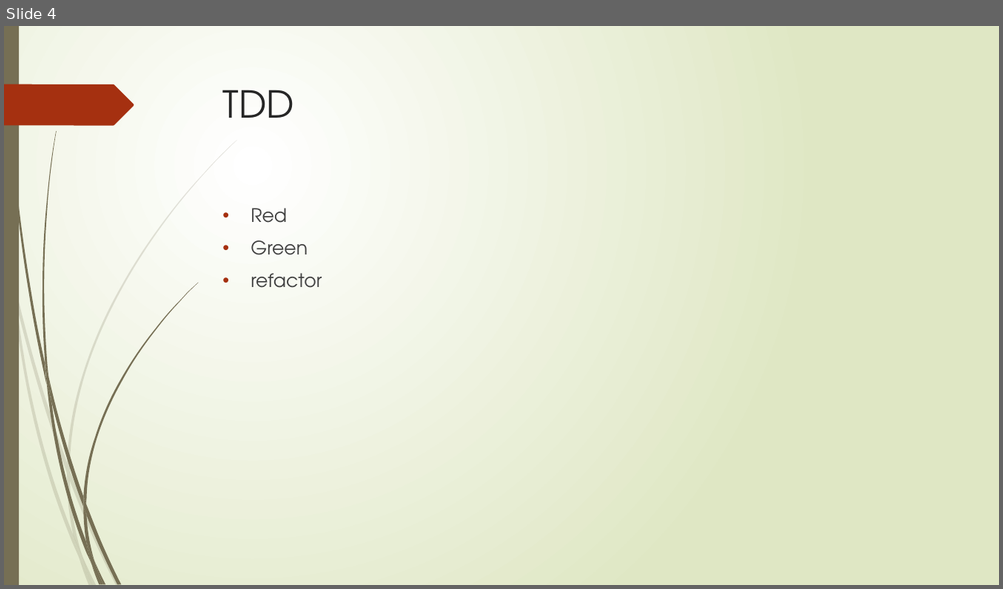
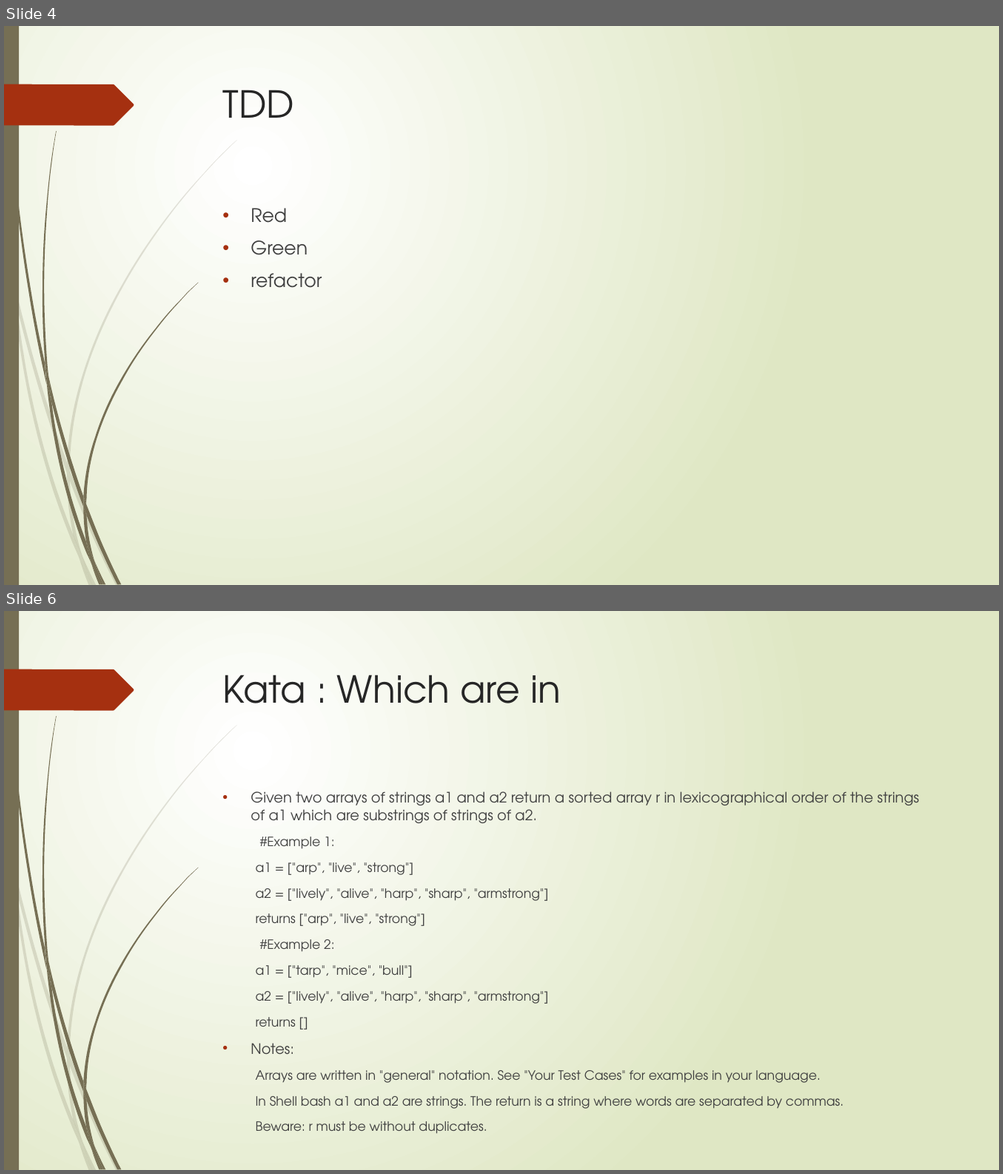
Before and after one commit to lilitao/TDDPractice, a slide deck: TDD/DOJO-coding.pptx. Shown one above the other, each under a label of ours: slide 4 before the commit, slides 4 and 6 after it; the slides between them are not shown. The pictures are 1003x589 and 1003x1174 pixels, drawn with LibreOffice and Linux fonts; fonts in the diff are those of the drawing. Boxes give left, top, right and bottom in pixels: in the first picture for what was removed or moved away, otherwise in the second. Text is boxed around its words. In the diff, an @@ line names an element or a change of style, - is before the commit and + after.

Commit message:
doc

```diff
--- a/TDD/DOJO-coding.pptx
+++ b/TDD/DOJO-coding.pptx
@@ slide 6 added at bbox=[4, 611, 999, 1170], background gradient #FFFFFF to #DFE8C4; not listed: 24 template elements that a slide beside it also shows @@
@@ title added at bbox=[223, 675, 560, 703], 36 pt, text #262626 @@
+Kata : Which are in
@@ text added at bbox=[250, 792, 919, 1134], 12.4 pt, text #404040 @@
+• Given two arrays of strings a1 and a2 return a sorted array r in lexicographical order of the strings of a1 which are substrings of strings of a2.
+  #Example 1:
+  a1 = ["arp", "live", "strong"]
+  a2 = ["lively", "alive", "harp", "sharp", "armstrong"]
+  returns ["arp", "live", "strong"]
+  #Example 2:
+  a1 = ["tarp", "mice", "bull"]
+  a2 = ["lively", "alive", "harp", "sharp", "armstrong"]
+  returns []
+• Notes:
+  Arrays are written in "general" notation. See "Your Test Cases" for examples in your language.
+  In Shell bash a1 and a2 are strings. The return is a string where words are separated by commas.
+  Beware: r must be without duplicates.
```
Also in this commit, not shown: 2 other slides added, 1 slide removed.
